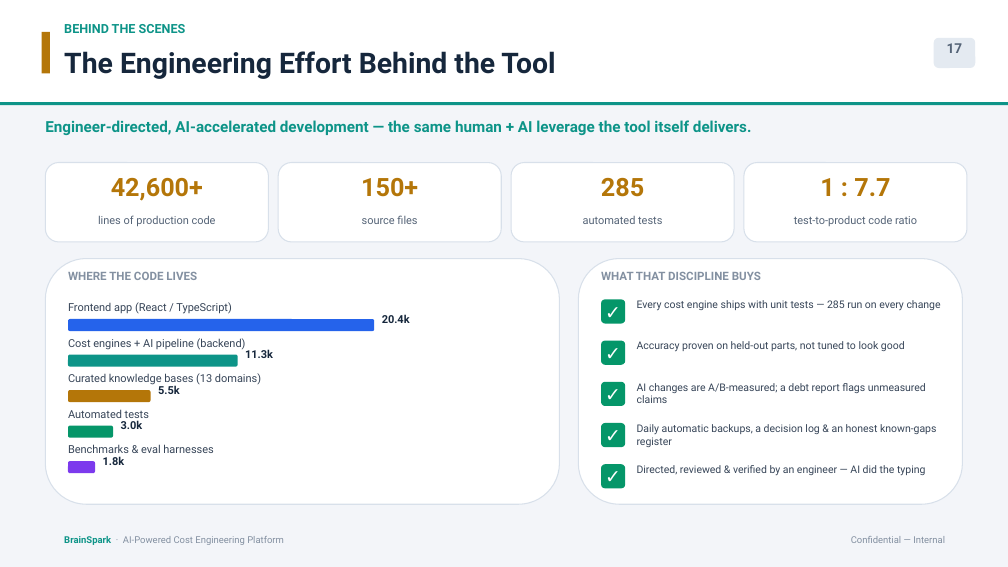
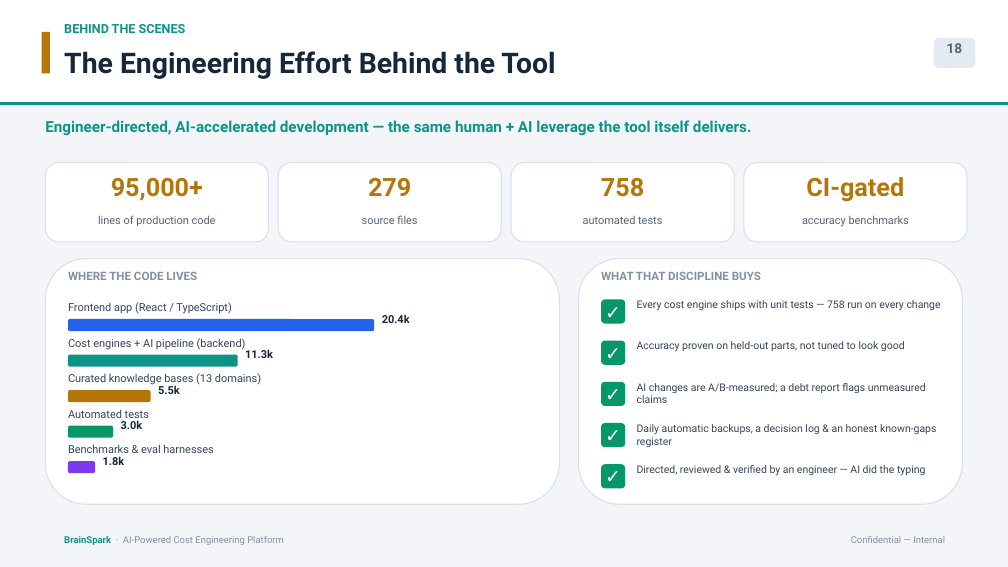
Before and after one commit to bhosaleavinash546/leamington-marathi, a slide deck: slide 19 of BrainSpark_Director_Presentation.pptx (slide 17 before the commit). Drawn at 1008x567 pixels with LibreOffice and Linux fonts; fonts in the diff are those of the drawing. Boxes give left, top, right and bottom in pixels: in the first picture for what was removed or moved away, otherwise in the second. Text is boxed around its words. In the diff, an @@ line names an element or a change of style, - is before the commit and + after.

```diff
--- a/BrainSpark_Director_Presentation.pptx
+++ b/BrainSpark_Director_Presentation.pptx
@@ text at [947,43,963,53]: text changed @@
-17
+18
@@ text at [111,178,203,201]: text changed @@
-42,600+
+95,000+
@@ text at [368,178,411,196]: text changed @@
-150+
+279
@@ text at [601,178,644,197]: text changed @@
-285
+758
@@ text at [806,177,904,202]: text changed @@
-1 : 7.7
+CI-gated
@@ text at [802,215,909,227]: text changed @@
-test-to-product code ratio
+accuracy benchmarks
@@ text at [637,300,941,311]: text changed @@
-Every cost engine ships with unit tests — 285 run on every change
+Every cost engine ships with unit tests — 758 run on every change
```
Also in this commit, not shown: 17 other slides changed, 2 slides added, 1 other file.
